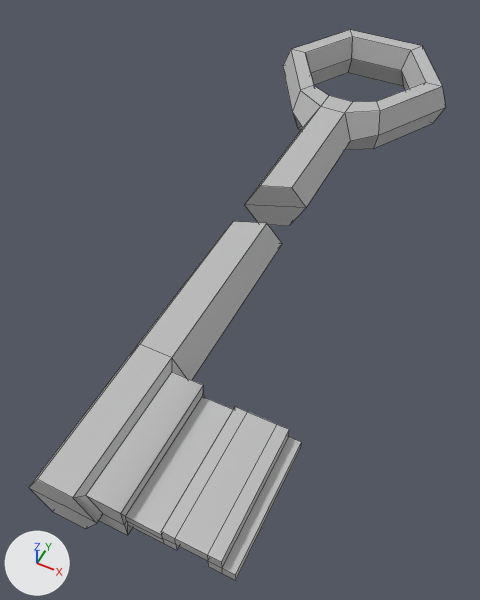
Before and after pictures for a commit that changed the FBX model Assets/3D Assets/Items/Schlüsselhälften.fbx.
Camera for both pictures: a camera (50 mm lens) standing at (0.082, -0.195, 0.179) and looking at (0.001, -0.033, -0.024). Every picture has the same lights, and +X, +Y and +Z are marked at lower left. Mesh edges are drawn as thin lines. Where no turn or scale is listed for an object, it has been applied to the vertices.

In view in the first picture: 'Schluesselhaelfte_1', 'Schluesselhaelfte_2'.
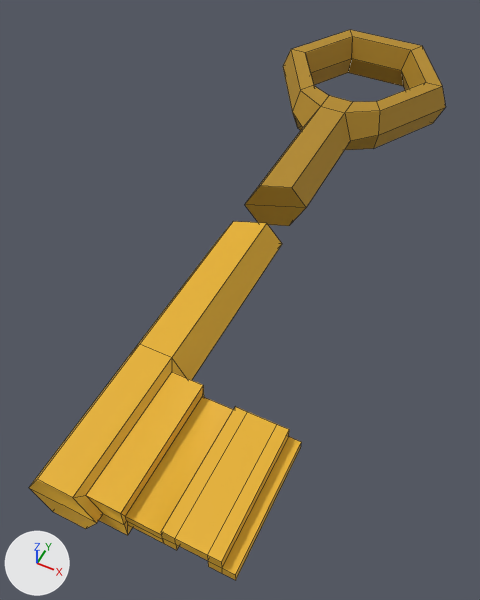
Where the newer file only moved an object's origin or applied its transform, the numbers keep the older frame.

The change, as a diff of the scene's bpy script:
```diff
--- a/Assets/3D Assets/Items/Schlüsselhälften.fbx.py
+++ b/Assets/3D Assets/Items/Schlüsselhälften.fbx.py
@@ mat_hälfte_2 @@
+mat_hälfte_2 = principled_material('hälfte 2')
+mat_hälfte_2.base_color = (0.451, 0.25, 0.0152)  # yellow #b38921
+mat_hälfte_2.roughness = 0.69
@@ mat_hälfte_1 @@
+mat_hälfte_1 = principled_material('hälfte 1')
+mat_hälfte_1.base_color = (0.8, 0.442, 0.0226)  # yellow #e7b129
+mat_hälfte_1.roughness = 0.69
@@ me_untitled @@
 # used by ob_schluesselhaelfte_2; location = (0.0, 0.0123, 0.0)
-me_untitled.from_pydata(...)  # 72 vertices, 68 faces; spans x -0.0118..0.0526, y -0.1563..-0.0309, z -0.0102..0.0102
+me_untitled.from_pydata(...)  # 70 vertices, 67 faces; spans x -0.0118..0.0526, y -0.1563..-0.0309, z -0.0102..0.0102
+# me_untitled part 1
+# 2 vertices are removed from x 0.0304, y -0.152..-0.1082, z -0.003
+# 6 faces are deleted
+# 5 new faces join them
+# me_untitled part 2: 62 faces spanning x -0.0118..0.0526, y -0.1563..-0.0309, z -0.0102..0.0102 switch from mat_lambert5 (grey #bcbcbc) to mat_hälfte_1 (yellow #e7b129)
@@ me_untitled_001 @@
 me_untitled_001.from_pydata(...)  # 54 vertices, 54 faces; spans x -0.0433..0.0433, y -0.0165..0.1295, z -0.0103..0.0103
-me_untitled_001.materials.append(mat_lambert5)  # grey #bcbcbc
+me_untitled_001.materials.append(mat_hälfte_2)  # yellow #b38921
```

Pixel boxes (x1, y1, x2, y2) of what changed, in the pictures (480 x 600 px; the box of a moved part takes in the faces that stretch with it):
'Schluesselhaelfte_1', recoloured
    both: (245, 30, 445, 226)
part 1 of me_untitled, moved or reshaped
    both: (163, 538, 177, 550)
part 2 of me_untitled, recoloured
    both: (29, 221, 301, 580)
